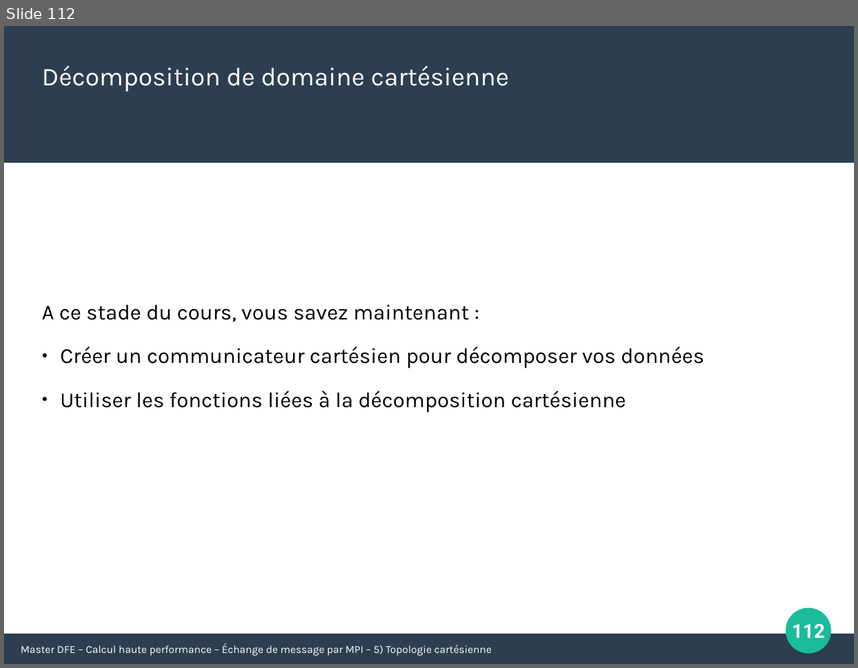
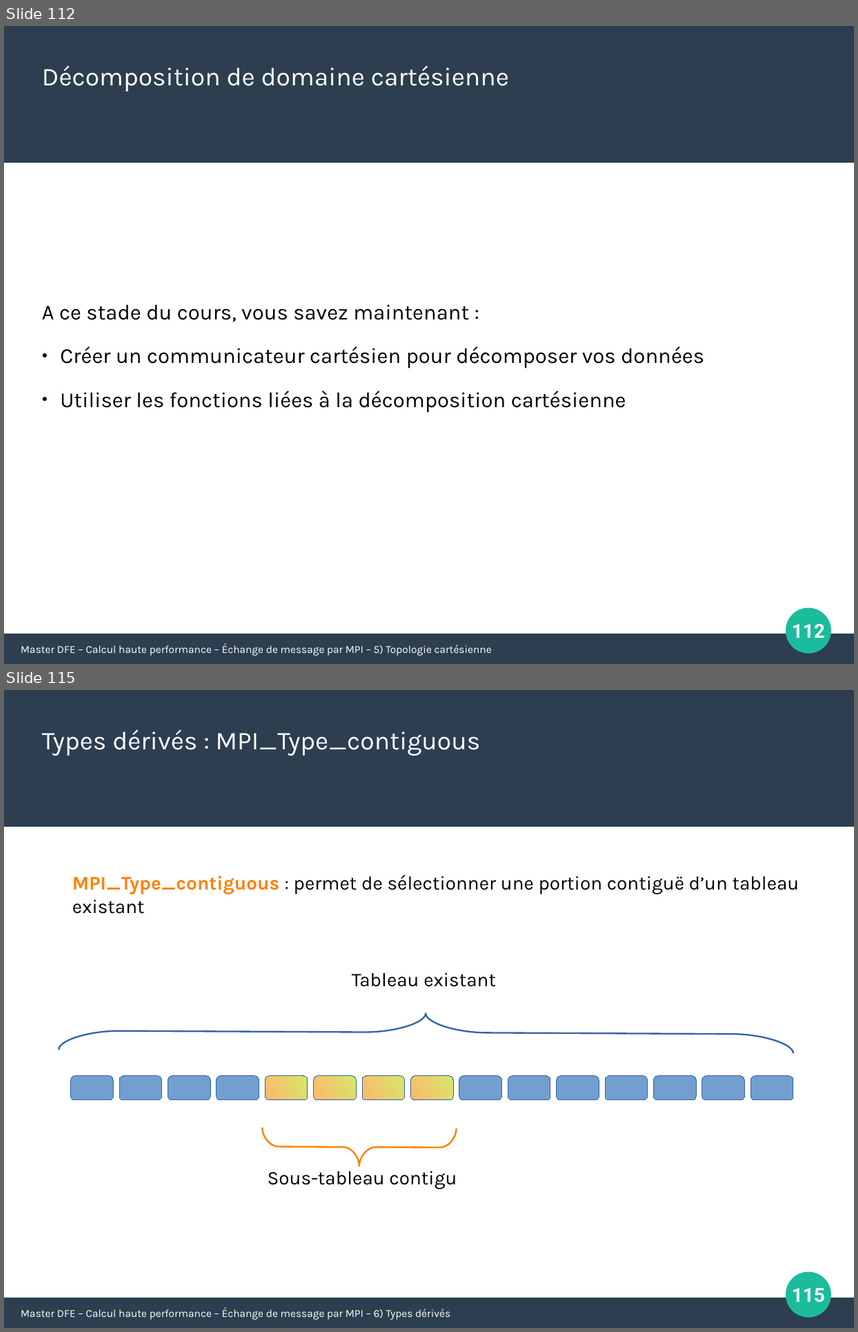
Before and after one commit to Maison-de-la-Simulation/HPC-DFE-Paris-Saclay, a slide deck: support/MPI.odp. Shown one above the other, each under a label of ours: slide 112 before the commit, slides 112 and 115 after it; the slides between them are not shown. The pictures are 858x668 and 858x1332 pixels, drawn with LibreOffice and Linux fonts; fonts in the diff are those of the drawing. Boxes give left, top, right and bottom in pixels: in the first picture for what was removed or moved away, otherwise in the second. Text is boxed around its words. In the diff, an @@ line names an element or a change of style, - is before the commit and + after.

```diff
--- a/support/MPI.odp
+++ b/support/MPI.odp
@@ slide 115 added at (4,690,854,1328), background #FFFFFF; not listed: 3 template elements that a slide beside it also shows @@
@@ text added at (42,729,481,756), 24 pt, text #FFFFFF @@
+Types dérivés : MPI_Type_contiguous
@@ text added at (72,875,800,914), 18 pt, text #000000 @@
+MPI_Type_contiguous : permet de sélectionner une portion contiguë d’un tableau existant
@@ text added at (352,973,496,987), 18 pt, text #000000 @@
+Tableau existant
@@ freeform shape added at (59,1011,794,1054), outline #3465A4 1.5 pt @@
@@ rounded rectangle added at (71,1076,114,1100), fill #729FCF, outline #3465A4 0 pt @@
@@ rounded rectangle added at (120,1076,162,1100), fill #729FCF, outline #3465A4 0 pt @@
@@ rounded rectangle added at (168,1076,211,1100), fill #729FCF, outline #3465A4 0 pt @@
@@ rounded rectangle added at (217,1076,259,1100), fill #729FCF, outline #3465A4 0 pt @@
@@ rounded rectangle added at (266,1076,308,1100), fill gradient #D4EA6B to #FFB66C, outline #3465A4 0 pt @@
@@ rounded rectangle added at (314,1076,357,1100), fill gradient #D4EA6B to #FFB66C, outline #3465A4 0 pt @@
@@ rounded rectangle added at (363,1076,405,1100), fill gradient #D4EA6B to #FFB66C, outline #3465A4 0 pt @@
@@ rounded rectangle added at (411,1076,454,1100), fill gradient #D4EA6B to #FFB66C, outline #3465A4 0 pt @@
@@ rounded rectangle added at (460,1076,502,1100), fill #729FCF, outline #3465A4 0 pt @@
@@ rounded rectangle added at (508,1076,551,1100), fill #729FCF, outline #3465A4 0 pt @@
@@ rounded rectangle added at (557,1076,599,1100), fill #729FCF, outline #3465A4 0 pt @@
@@ rounded rectangle added at (606,1076,648,1100), fill #729FCF, outline #3465A4 0 pt @@
@@ rounded rectangle added at (654,1076,697,1100), fill #729FCF, outline #3465A4 0 pt @@
@@ rounded rectangle added at (703,1076,745,1100), fill #729FCF, outline #3465A4 0 pt @@
@@ rounded rectangle added at (751,1076,794,1100), fill #729FCF, outline #3465A4 0 pt @@
@@ freeform shape added at (262,1127,457,1167), outline #FF8000 1.5 pt @@
@@ text added at (268,1171,457,1189), 18 pt, text #000000 @@
+Sous-tableau contigu
@@ page number added at (792,1288,825,1302), 18 pt, text #FFFFFF, bold @@
+115
@@ text added at (21,1308,450,1319), 10 pt, text #FFFFFF @@
+Master DFE – Calcul haute performance – Échange de message par MPI – 6) Types dérivés
```
Also in this commit, not shown: 8 other slides added, 2 other files.
